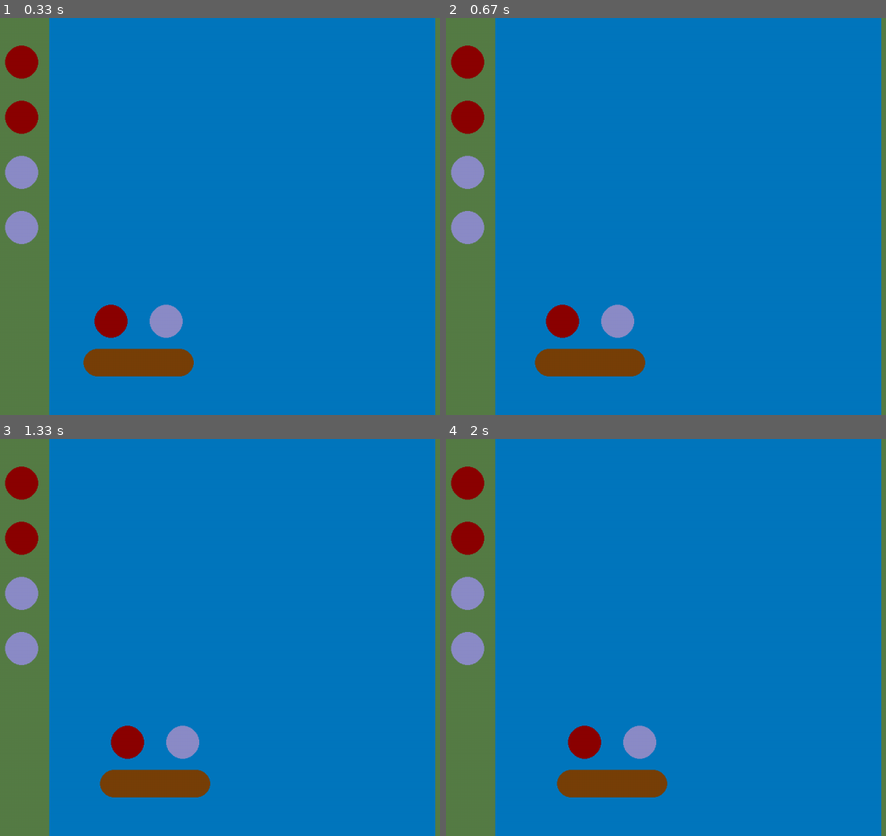
Above: before the commit, frames 1-4 (two rows, left to right).
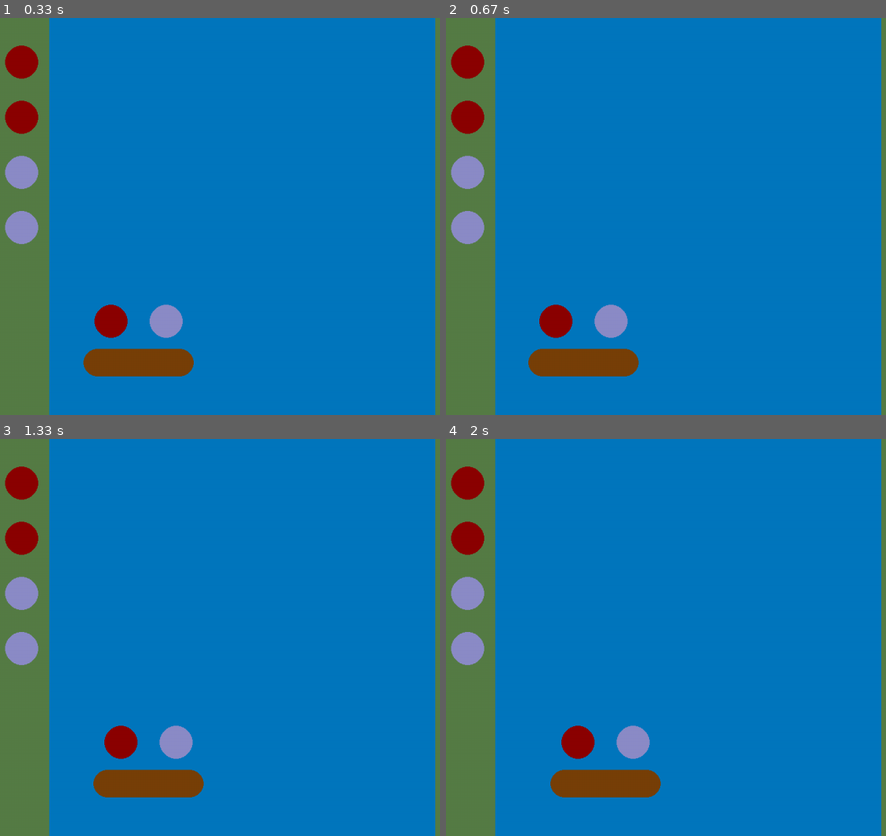
Above: after the commit, the same moments.

Repository: Marceloalf/cannibals_and_missionaries
Game: pygame game, started from main.py
The game is run twice, just before and just after one commit, with the same random seed, the same clock (stepped at 60 frames per second) and the same inputs.
Inputs:
- Up to frame 1 (0.33 s): no input
- Up to frame 2 (0.67 s): hold Backspace from 0.33 s (still down)
- Up to frame 3 (1.33 s): release Backspace at 0.8 s
- Up to frame 4 (2 s): no input

Frame 1 is identical in both runs. In frame 2, 0.8% of the frame differs, in the area x 18-46%, y 72-91%; in frame 3, 0.8%; in frame 4, 0.8%.

Commit message:
feat: adding reset event

Diff:
--- a/pygame_helpers.py
+++ b/pygame_helpers.py
@@ -112,6 +112,12 @@
                 pygame.quit()
                 exit()
 
+            if event.type == pygame.KEYDOWN:
+                if event.key == pygame.K_BACKSPACE:
+                    final = False
+                    init = 0
+                    boat_position = 300
+
         if final:
             pygame.display.update()
             screen.fill(GRASS_COLOR)
